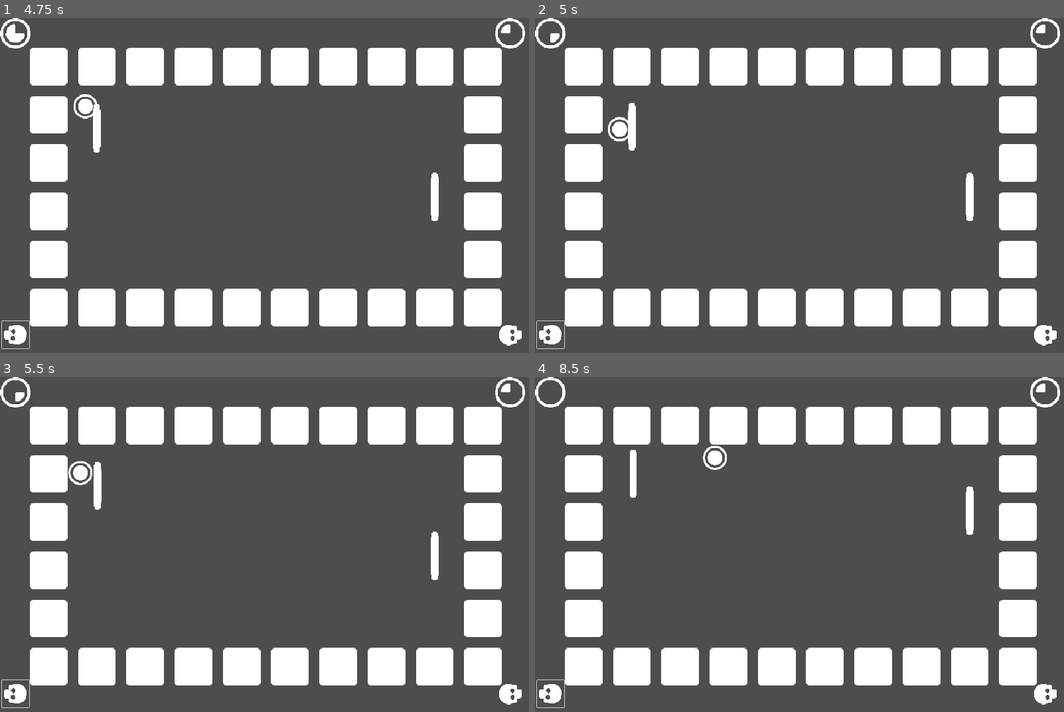
Above: before the commit, frames 1-4 (two rows, left to right).
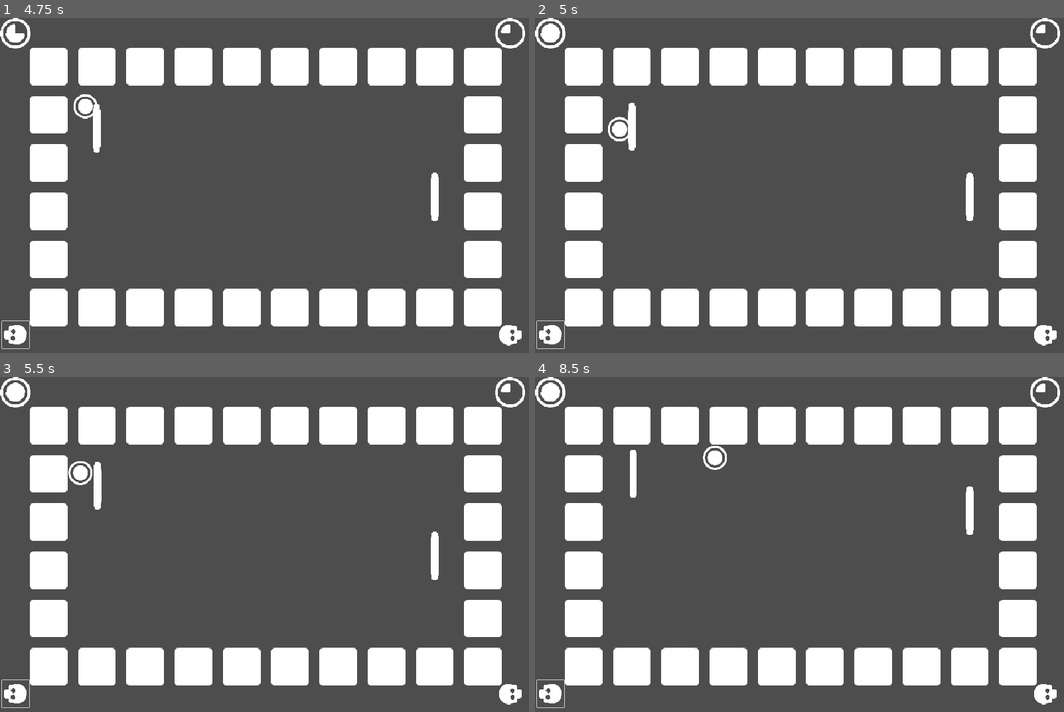
Above: after the commit, the same moments.

Repository: rwinright/gd4_mobile_weird_pong_prototype
Game: Godot game, scene res://scenes/game.tscn
Same seed, same stepped clock (60 frames per second), same inputs: the game is played once before the commit and once after it.
Inputs (mouse positions are in pixels of both pictures, inside the frame that each line leads up to):
- Up to frame 1 (4.75 s): click (15, 332) at 0.5 s; click (507, 332) at 1.25 s; move the mouse to (238, 255) at 2.02 s; hold Up (ui_up) 2.03-2.75 s; click (238, 255) at 2.17 s; drag from (423, 239) to (95, 185) at 2.77 s; move the mouse to (105, 135) at 3.52 s; hold S (down) 3.53-4.25 s; drag from (290, 185) to (95, 182) at 4.27 s
- Up to frame 2 (5 s): no input
- Up to frame 3 (5.5 s): move the mouse to (185, 460) at 5.02 s; hold S (down) from 5.03 s (still down)
- Up to frame 4 (8.5 s): release S (down) at 5.75 s; drag from (915, 527) to (630, 474) at 5.77 s; move the mouse to (693, 561) at 6.52 s; hold Up (ui_up) 6.53-7.25 s; click (693, 561) at 6.67 s; drag from (852, 470) to (968, 534) at 7.27 s; move the mouse to (773, 614) at 8.02 s; hold Up (ui_up) from 8.03 s (still down)

Frame 1 is identical in both runs. In frame 2, 0.1% of the frame differs, in the area x 0-5%, y 1-8%; in frame 3, 0.1%; in frame 4, 0.2%, in the area x 1-5%, y 1-8%.

Commit message:
add better signals for managing charge states

Diff:
--- a/scripts/charge_circle.gd
+++ b/scripts/charge_circle.gd
@@ -4,9 +4,8 @@
 
 var atlas_region:Rect2 = texture.region
 var charge_percent := 0
-var times_run = 0
 
-#only on the X axis
+#only on the X axis (this is to control which section of the texture to render)
 var region_coords = {
 	0: 832,
 	25: 896,
@@ -14,26 +13,20 @@
 	75: 1024,
 	100: 1280
 }
-#define custom signal
-signal gained_charge(who)
 
-# hook a function to it when the thing's instantiated
+signal gained_charge(who, amount)
+
 func _ready():
 	gained_charge.connect(gain_charge)
+	if not player2:
+		GameManager.charge_circle = self
+	else:
+		GameManager.charge_circle_2 = self
 
-# do shit
-func gain_charge(who):
-	var gm_charge_state = GameManager.charge_states[who].charge_level
-	charge_percent = gm_charge_state
-
-	if (gm_charge_state < 100):
-		gm_charge_state += 25
+func gain_charge(who, amount):
+	print(who + "gained_charge signal fired")
+	charge_percent = amount
+	if who == "p2" and player2:
+		texture.region.position.x = region_coords[charge_percent]
 	else:
-		gm_charge_state = 0
-
-	GameManager.charge_states[who].charge_level = gm_charge_state
-
-	if who == "p2" and player2:
-		texture.region.position.x = region_coords[GameManager.charge_states[who].charge_level]
-	else:
-		texture.region.position.x = region_coords[GameManager.charge_states[who].charge_level]
+		texture.region.position.x = region_coords[charge_percent]
--- a/scripts/game_manager.gd
+++ b/scripts/game_manager.gd
@@ -10,3 +10,35 @@
 		"can_fire": false
 	},
 }
+
+var p1: CharacterBody2D
+var p2: CharacterBody2D
+
+var charge_circle:	TextureRect
+var charge_circle_2:	TextureRect
+
+signal gain_charge(who, did_shoot)
+
+func handle_charge_states(who, did_shoot=false):
+	if charge_states[who].charge_level == 100 and not did_shoot:
+		print("Can fire activated")
+		charge_states[who].can_fire = true
+	else:
+		if did_shoot:
+			charge_states[who].charge_level = 0
+			charge_states[who].can_fire = false
+			print("SHOT FIRED")
+		else:
+			print("Increment")
+			charge_states[who].charge_level = charge_states[who].charge_level + 25
+
+	if who == "p1":
+		p1.player_gain_charge.emit(who, charge_states[who].charge_level, charge_states[who].can_fire)
+		charge_circle.gained_charge.emit(who, charge_states[who].charge_level)
+	else:
+		p2.player_gain_charge.emit(who, charge_states[who].charge_level, charge_states[who].can_fire)
+		charge_circle_2.gained_charge.emit(who, charge_states[who].charge_level)
+	pass
+
+func _ready():
+	gain_charge.connect(handle_charge_states)
--- a/scripts/player.gd
+++ b/scripts/player.gd
@@ -10,7 +10,7 @@
 @onready var button:Button = $"../UI/Button"
 @onready var button2:Button = $"../UI/Button2"
 
-var dimensions: Rect2
+signal player_gain_charge(who: String, amount: int, can_fire: bool)
 
 var touch_events = {
 	"p1": {
@@ -24,13 +24,16 @@
 }
 
 func _ready():
+	if not player2:
+		GameManager.p1 = self
+	else:
+		GameManager.p2 = self
+
 	var p1handle_fire = func(): return handle_fire(false)
 	var p2handle_fire = func(): return handle_fire(true)
 	button.pressed.connect(p1handle_fire)
 	button2.pressed.connect(p2handle_fire)
-
-	#might need this
-	dimensions = $CollisionShape2D.shape.get_rect()
+	player_gain_charge.connect(gain_charge)
 
 func _physics_process(delta):
 	velocity.y = handle_input_dir() * speed * delta
@@ -96,11 +99,27 @@
 
 func handle_fire(p2):
 	if not p2:
-		print("Fire")
+		# TODO: Maybe change paddle color, do some shit
+		if shot_enabled:
+			GameManager.gain_charge.emit("p1", true)
+			print("Fire1")
 	else:
-		print("Fire2")
+		# TODO: Maybe change paddle color, do some shit
+		if shot_enabled:
+			GameManager.gain_charge.emit("p2", true)
+			print("Fire2")
 	pass
 
+func gain_charge(who: String, amount: int, can_fire: bool):
+	if who != "p2" and not player2:
+		shot_charge = amount
+		shot_enabled = can_fire
+	else:
+		shot_charge = amount
+		shot_enabled = can_fire
+
+	print(who + " shot_charge = " + str(amount) + " " + " \n shot_enabled = " + str(shot_enabled))
+	pass
 
 func _on_top_hitbox_body_entered(body):
 	body.offset_dir = -1
--- a/scripts/puck.gd
+++ b/scripts/puck.gd
@@ -2,6 +2,7 @@
 
 @export var speed := 4
 var offset_dir: float = 0.
+
 @onready var charge_circle = $"../UI/ChargeCircle"
 @onready var charge_circle_2 = $"../UI/ChargeCircle2"
 
@@ -24,15 +25,14 @@
 		velocity.y += offset_dir
 		offset_dir = 0
 		velocity = velocity.clamp(Vector2(-15, -15), Vector2(15, 15))
-
 	pass
 
 #This is a signal, but it's just an overlap for a hitbox (Area2D)
 func _on_area_2d_body_entered(body):
 	velocity.x += 0.5
-	if body.name == "Player":
+	if body.name == "Player": #player1 or p1
 		# Fire the signal with the params
-		charge_circle.gained_charge.emit("p1")
+		GameManager.gain_charge.emit("p1")
 	else:
-		charge_circle_2.gained_charge.emit("p2")
+		GameManager.gain_charge.emit("p2")
 	pass # Replace with function body.
